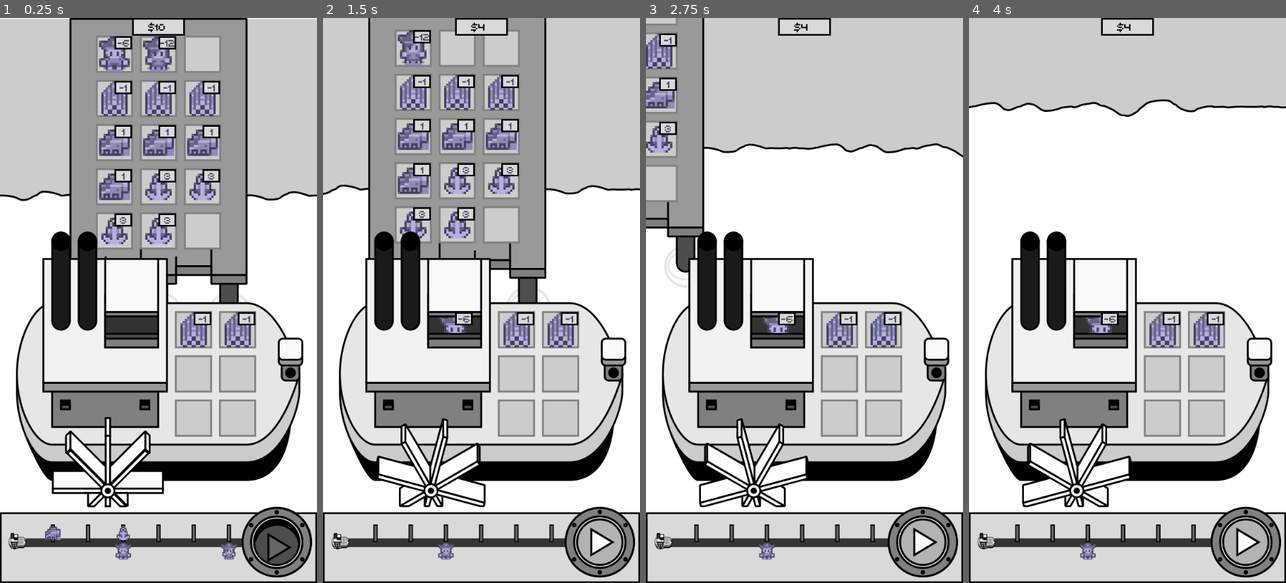
Above: before the commit, frames 1-4 (left to right).
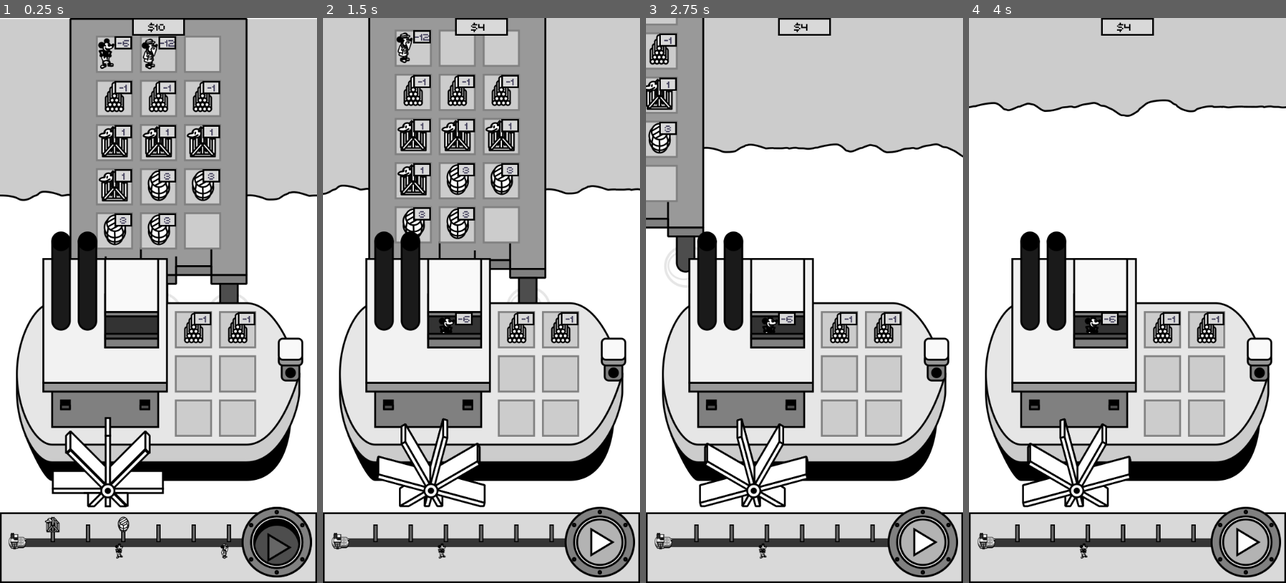
Above: after the commit, the same moments.

Repository: kosinaz/steamboats-of-rogue-river
Game: Godot game, scene res://scenes/world.tscn
Two runs of this game, one before a commit and one after it. Both use one fixed random seed, a clock stepped at 60 frames per second and the inputs below.
Inputs (mouse positions are in pixels of both pictures, inside the frame that each line leads up to):
- Up to frame 1 (0.25 s): no input
- Up to frame 2 (1.5 s): click (437, 51) at 0.52 s; click (598, 543) at 1.25 s
- Up to frame 3 (2.75 s): click (921, 543) at 2 s
- Up to frame 4 (4 s): click (981, 51) at 2.77 s; click (1206, 328) at 3.52 s

The runs differ from the first frame. In frame 1, 6.1% of the frame differs, in the area x 14-80%, y 3-96%; in frame 2, 5.3%; in frame 3, 2.1%; in frame 4, 1.1%.

Commit message:
add all items and caps

Diff:
--- a/Steamboats of Rogue River/scenes/world.gd
+++ b/Steamboats of Rogue River/scenes/world.gd
@@ -1,7 +1,7 @@
 extends Node2D
 
-var CAPS: Array = ["cap1", "cap2", "cap3", "cap4", "cap5", "cap6"]
-var ITEMS: Array = ["anchor", "ball", "barrel", "bottles", "bowl", "cannon", "canoe", "chest", "crate", "fish", "sack", "vase"]
+var CAPS: Array = ["cap1", "cap2", "cap3"]
+var ITEMS: Array = ["barrel", "box", "cow", "duck", "hay", "hen", "goat"]
 var _rng: RandomNumberGenerator = RandomNumberGenerator.new()
 var _balance: int = 10
 var _free_caps: Array = []
--- a/Steamboats of Rogue River/scenes/world.tscn
+++ b/Steamboats of Rogue River/scenes/world.tscn
@@ -177,6 +177,7 @@
 texture = ExtResource( 14 )
 
 [node name="Item" type="Sprite" parent="RiverPanel/River/RiverMiles/Mile1"]
+position = Vector2( 0, -15 )
 
 [node name="Cap" type="Sprite" parent="RiverPanel/River/RiverMiles/Mile1"]
 position = Vector2( 0, 32 )
@@ -186,6 +187,7 @@
 texture = ExtResource( 14 )
 
 [node name="Item" type="Sprite" parent="RiverPanel/River/RiverMiles/Mile2"]
+position = Vector2( 0, -15 )
 
 [node name="Cap" type="Sprite" parent="RiverPanel/River/RiverMiles/Mile2"]
 position = Vector2( 0, 32 )
@@ -195,6 +197,7 @@
 texture = ExtResource( 14 )
 
 [node name="Item" type="Sprite" parent="RiverPanel/River/RiverMiles/Mile3"]
+position = Vector2( 0, -15 )
 
 [node name="Cap" type="Sprite" parent="RiverPanel/River/RiverMiles/Mile3"]
 position = Vector2( 0, 32 )
@@ -204,6 +207,7 @@
 texture = ExtResource( 14 )
 
 [node name="Item" type="Sprite" parent="RiverPanel/River/RiverMiles/Mile4"]
+position = Vector2( 0, -15 )
 
 [node name="Cap" type="Sprite" parent="RiverPanel/River/RiverMiles/Mile4"]
 position = Vector2( 0, 32 )
@@ -213,6 +217,7 @@
 texture = ExtResource( 14 )
 
 [node name="Item" type="Sprite" parent="RiverPanel/River/RiverMiles/Mile5"]
+position = Vector2( 0, -15 )
 
 [node name="Cap" type="Sprite" parent="RiverPanel/River/RiverMiles/Mile5"]
 position = Vector2( 0, 32 )
@@ -222,15 +227,17 @@
 texture = ExtResource( 14 )
 
 [node name="Item" type="Sprite" parent="RiverPanel/River/RiverMiles/Mile6"]
+position = Vector2( 0, -15 )
 
 [node name="Cap" type="Sprite" parent="RiverPanel/River/RiverMiles/Mile6"]
 position = Vector2( 0, 32 )
 
 [node name="Mile7" type="Sprite" parent="RiverPanel/River/RiverMiles"]
-position = Vector2( 448, 0 )
+position = Vector2( 448, -9 )
 texture = ExtResource( 14 )
 
 [node name="Item" type="Sprite" parent="RiverPanel/River/RiverMiles/Mile7"]
+position = Vector2( 0, -15 )
 
 [node name="Cap" type="Sprite" parent="RiverPanel/River/RiverMiles/Mile7"]
 position = Vector2( 0, 32 )
Binary file changed: Steamboats of Rogue River/assets/barrel.png
Binary file changed: Steamboats of Rogue River/assets/barrelbig.png
Binary file added: Steamboats of Rogue River/assets/box.png
Not shown, added: Steamboats of Rogue River/assets/box.png.import
Binary file added: Steamboats of Rogue River/assets/boxbig.png
Not shown, added: Steamboats of Rogue River/assets/boxbig.png.import
Binary file changed: Steamboats of Rogue River/assets/cap1.png
Binary file changed: Steamboats of Rogue River/assets/cap1big.png
Binary file changed: Steamboats of Rogue River/assets/cap2.png
Binary file changed: Steamboats of Rogue River/assets/cap2big.png
Binary file changed: Steamboats of Rogue River/assets/cap3.png
Binary file changed: Steamboats of Rogue River/assets/cap3big.png
(and 25 more such lines)
